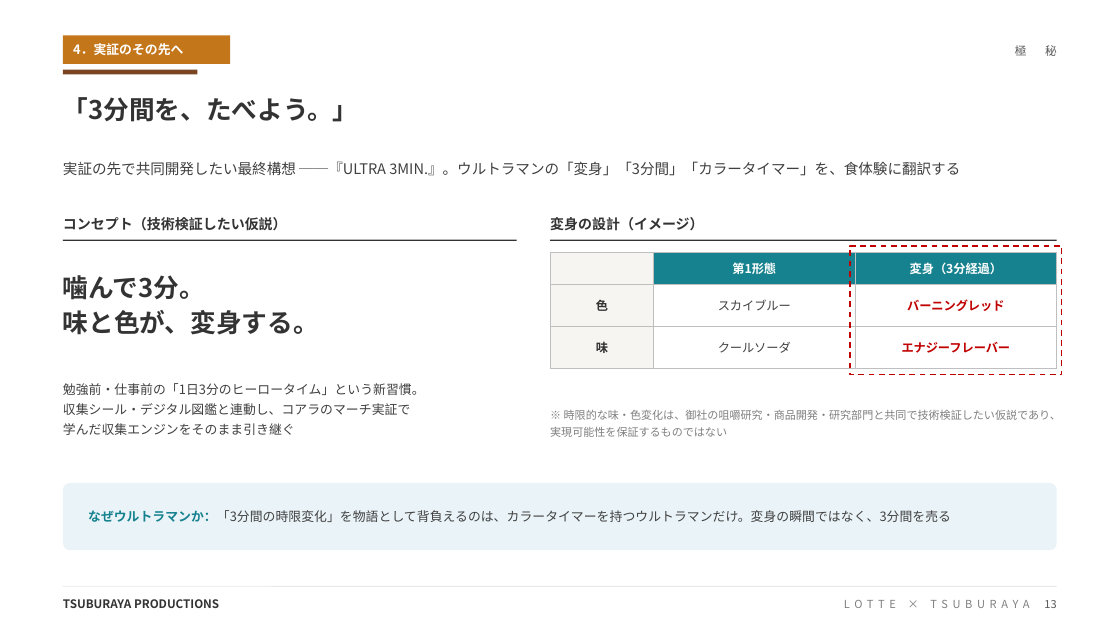
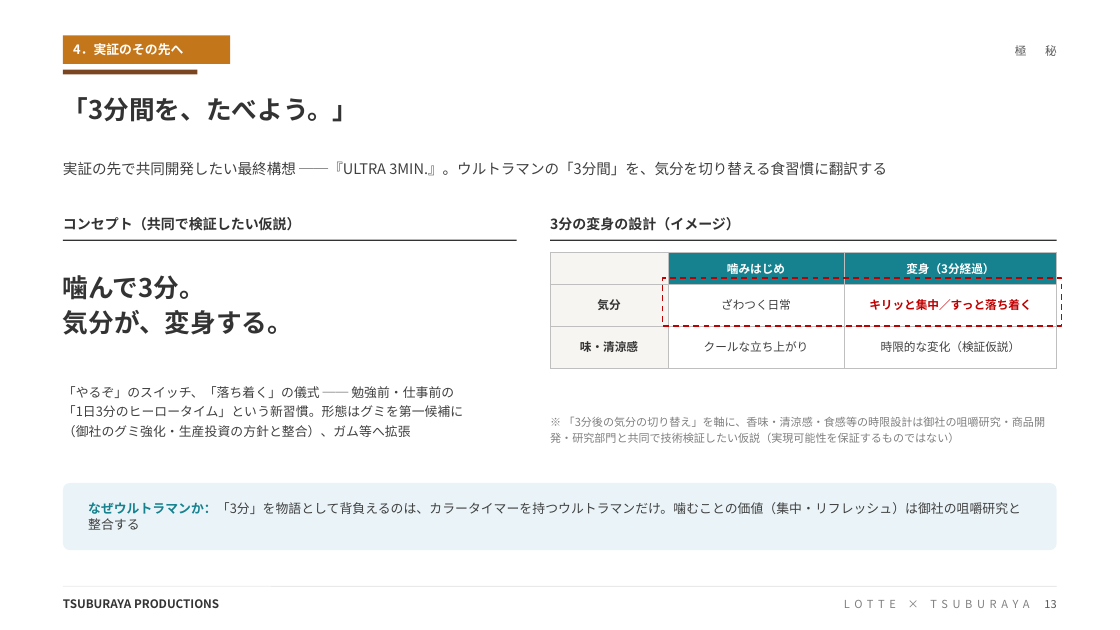
Before and after one commit to hayatoshintani-spe/kessho-lens, a slide deck: slide 13 of docs/proposals/final/提案書_LOTTE×TSUBURAYA_統合版_2026-08.pptx. Drawn at 1120x630 pixels with LibreOffice and Linux fonts; fonts in the diff are those of the drawing. Boxes give left, top, right and bottom in pixels: in the first picture for what was removed or moved away, otherwise in the second. Text is boxed around its words. In the diff, an @@ line names an element or a change of style, - is before the commit and + after.

```diff
--- a/docs/proposals/final/提案書_LOTTE×TSUBURAYA_統合版_2026-08.pptx
+++ b/docs/proposals/final/提案書_LOTTE×TSUBURAYA_統合版_2026-08.pptx
@@ text at [63,161,887,176]: text changed @@
-実証の先で共同開発したい最終構想 ──『ULTRA 3MIN.』。ウルトラマンの「変身」「3分間」「カラータイマー」を、食体験に翻訳する
+実証の先で共同開発したい最終構想 ──『ULTRA 3MIN.』。ウルトラマンの「3分間」を、気分を切り替える食習慣に翻訳する
@@ text at [63,217,301,231]: text changed @@
-コンセプト（技術検証したい仮説）
+コンセプト（共同で検証したい仮説）
@@ text at [550,217,740,231]: text changed @@
-変身の設計（イメージ）
+3分の変身の設計（イメージ）
@@ table at [550,252,1057,356] @@
-row 1, column 2: 第1形態
+row 1, column 2: 噛みはじめ
-row 2: 色 | スカイブルー | バーニングレッド
+row 2: 気分 | ざわつく日常 | キリッと集中／すっと落ち着く
-row 3: 味 | クールソーダ | エナジーフレーバー
+row 3: 味・清涼感 | クールな立ち上がり | 時限的な変化（検証仮説）
@@ size 10.5 to 10 pt in "変身（3分経過）" @@
@@ rectangle: place and size @@
-rectangle at [850,246,1062,375]
+rectangle at [663,278,1062,326]
@@ text at [63,310,293,335]: text changed @@
-味と色が、変身する。
+気分が、変身する。
@@ text at [63,386,463,437]: text changed @@
-勉強前・仕事前の「1日3分のヒーロータイム」という新習慣。
-収集シール・デジタル図鑑と連動し、コアラのマーチ実証で
-学んだ収集エンジンをそのまま引き継ぐ
+「やるぞ」のスイッチ、「落ち着く」の儀式 ── 勉強前・仕事前の
+「1日3分のヒーロータイム」という新習慣。形態はグミを第一候補に
+（御社のグミ強化・生産投資の方針と整合）、ガム等へ拡張
@@ text at [550,416,1045,443]: text changed @@
-※ 時限的な味・色変化は、御社の咀嚼研究・商品開発・研究部門と共同で技術検証したい仮説であり、実現可能性を保証するものではない
+※ 「3分後の気分の切り替え」を軸に、香味・清涼感・食感等の時限設計は御社の咀嚼研究・商品開発・研究部門と共同で技術検証したい仮説（実現可能性を保証するものではない）
@@ text at [88,502,1021,530]: text changed @@
-なぜウルトラマンか：「3分間の時限変化」を物語として背負えるのは、カラータイマーを持つウルトラマンだけ。変身の瞬間ではなく、3分間を売る
+なぜウルトラマンか：「3分」を物語として背負えるのは、カラータイマーを持つウルトラマンだけ。噛むことの価値（集中・リフレッシュ）は御社の咀嚼研究と整合する
```
Also in this commit, not shown: 8 other slides changed, 2 other files.
